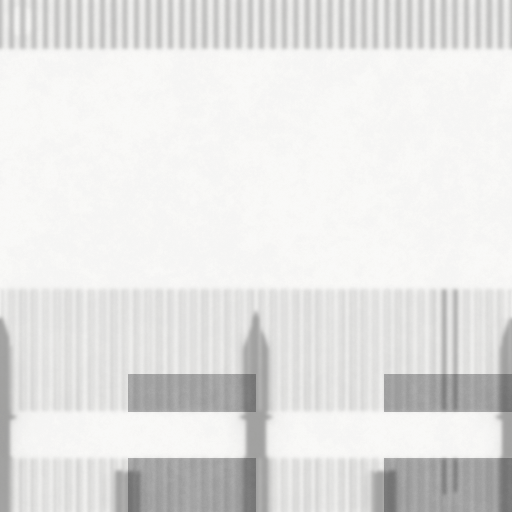
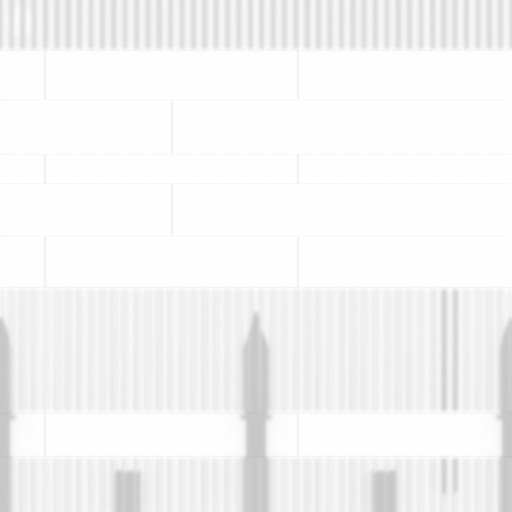
Comparing the layer stacks of the two 512x512 images. Changes:
added layer "Warstwa #1" (multiply) above "Warstwa" over [0, 0, 512, 512]
"Warstwa": opacity 35% → 100%, blend multiply → normal, painted on it over [0, 0, 512, 512]
hid "upper_tank.png", painted on it over [0, 0, 512, 512]
